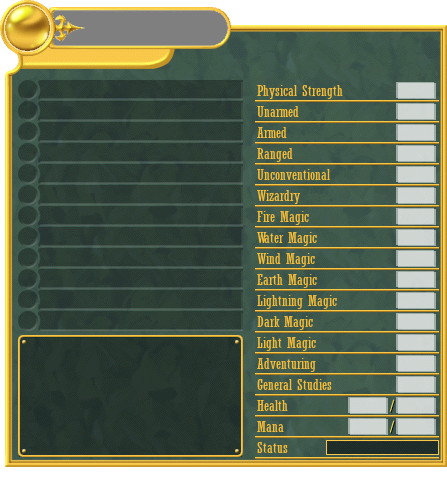
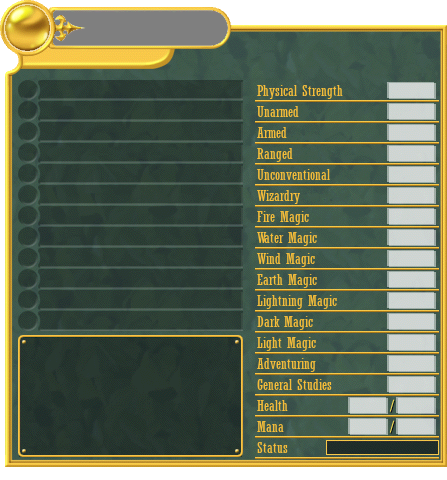
Two versions of the same layered image (447x480). Layer-by-layer changes:
painted on "ofc_e00.png" over [383, 79, 436, 395]
